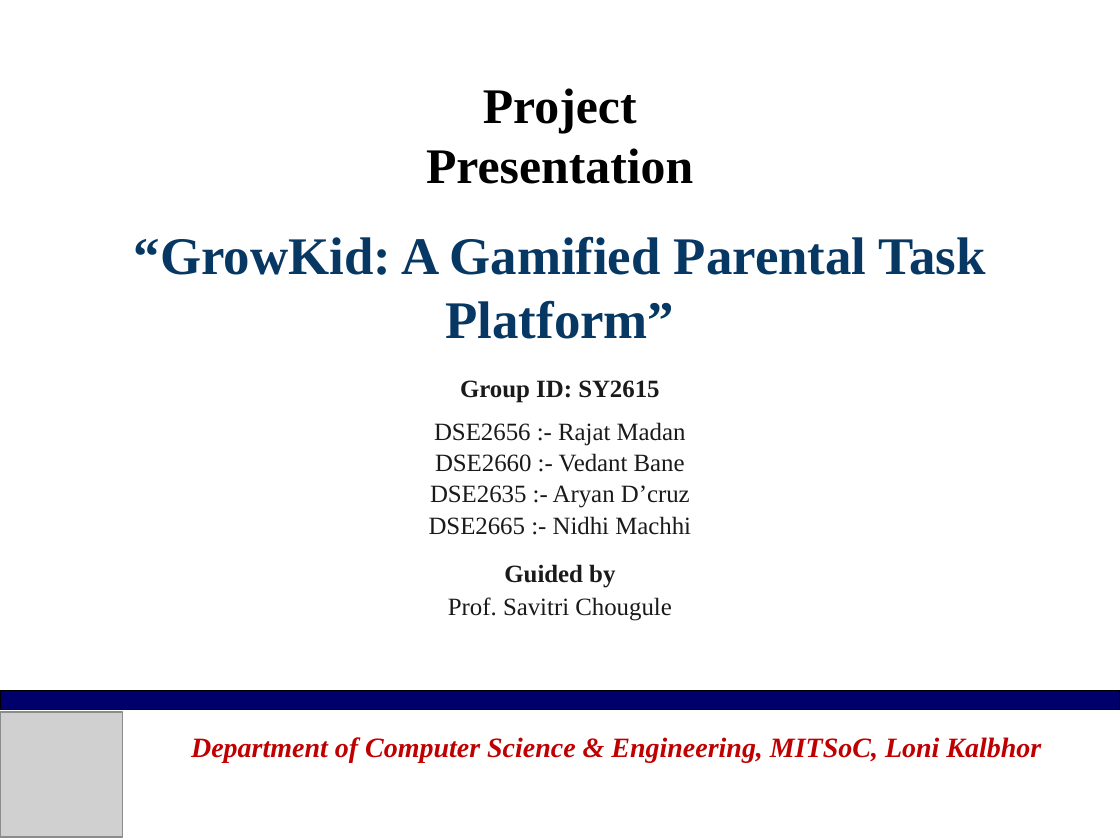
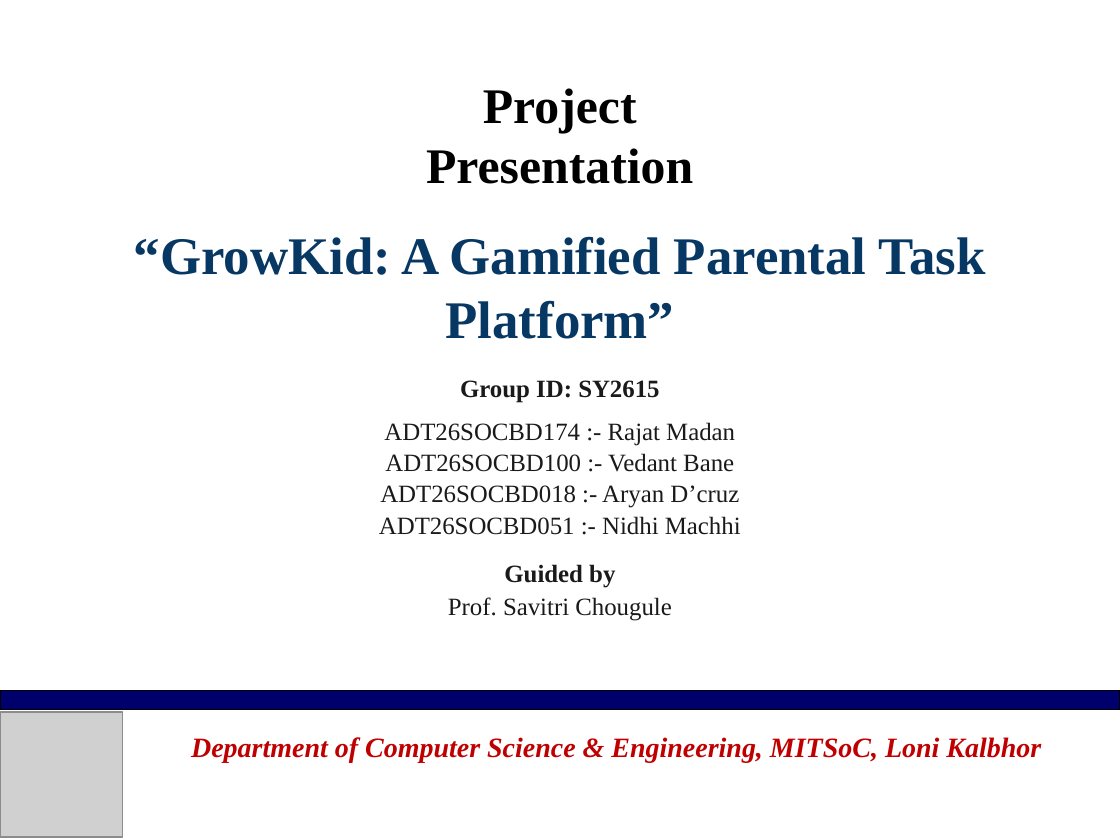
Before and after one commit to asce999/GrowKid, a slide deck: slide 1 of Documentation/Presentation/GrowKid-Final-Presentation.pptx. Drawn at 1120x840 pixels with LibreOffice and Linux fonts; fonts in the diff are those of the drawing; grey boxes stand for pictures; background and template pictures are left out. Boxes give left, top, right and bottom in pixels: in the first picture for what was removed or moved away, otherwise in the second. Text is boxed around its words. In the diff, an @@ line names an element or a change of style, - is before the commit and + after.

```diff
--- a/Documentation/Presentation/GrowKid-Final-Presentation.pptx
+++ b/Documentation/Presentation/GrowKid-Final-Presentation.pptx
@@ text at (379,422,741,535): text changed @@
-DSE2656 :- Rajat Madan
-DSE2660 :- Vedant Bane
-DSE2635 :- Aryan D’cruz
-DSE2665 :- Nidhi Machhi
+ADT26SOCBD174 :- Rajat Madan
+ADT26SOCBD100 :- Vedant Bane
+ADT26SOCBD018 :- Aryan D’cruz
+ADT26SOCBD051 :- Nidhi Machhi
```
Also in this commit, not shown: 19 other files.
